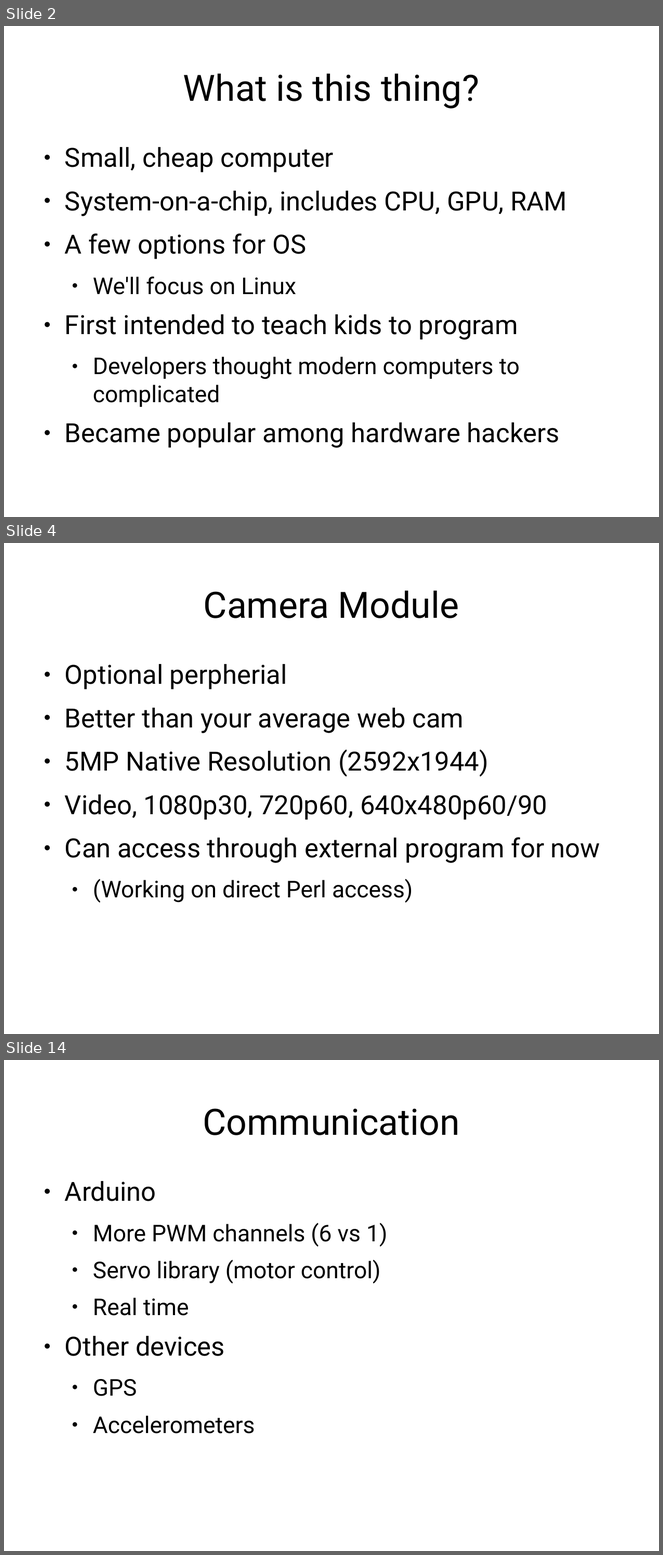
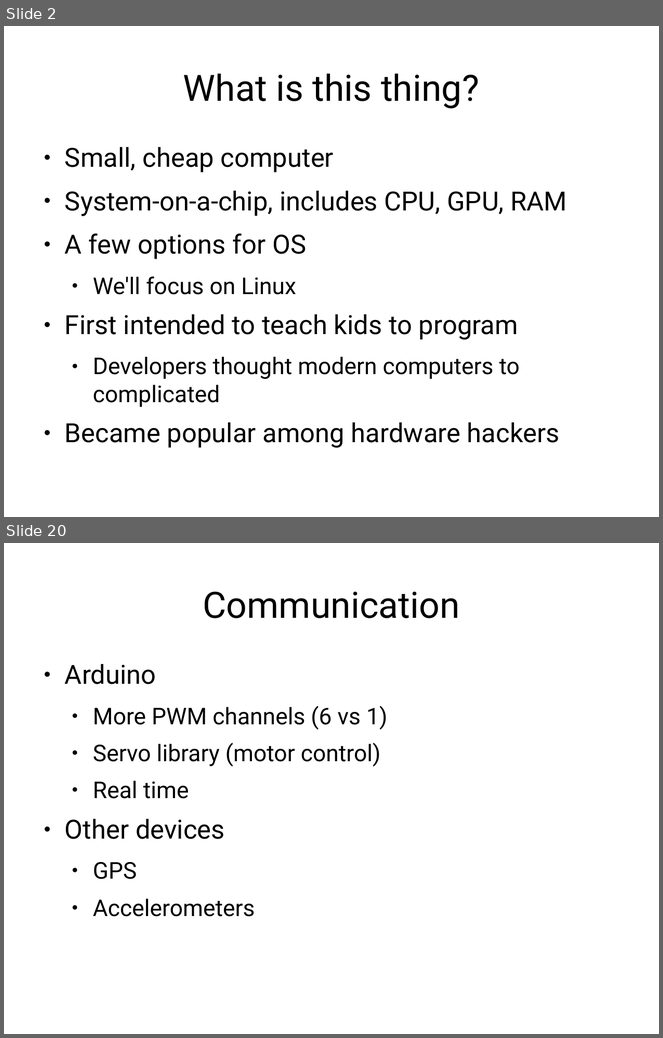
Before and after one commit to frezik/rpi_perl_presentation, a slide deck: raspberry_pi_perl.odp. Shown one above the other, each under a label of ours: slides 2, 4 and 14 before the commit, slides 2 and 20 after it; the slides between them are not shown. The pictures are 663x1555 and 663x1038 pixels, drawn with LibreOffice and Linux fonts; fonts in the diff are those of the drawing. Boxes give left, top, right and bottom in pixels: in the first picture for what was removed or moved away, otherwise in the second. Text is boxed around its words. In the diff, an @@ line names an element or a change of style, - is before the commit and + after.

Commit message:
2020 Presentation Updates for NYC Perl Mongers

```diff
--- a/raspberry_pi_perl.odp
+++ b/raspberry_pi_perl.odp
@@ slide 4 removed at <box>4,543,659,1034</box>, background #FFFFFF @@
@@ title removed at <box>204,590,460,618</box> @@
-Camera Module
@@ text removed at <box>65,664,600,903</box> @@
-● Optional perpherial
-● Better than your average web cam
-● 5MP Native Resolution (2592x1944)
-● Video, 1080p30, 720p60, 640x480p60/90
-● Can access through external program for now
-  ● (Working on direct Perl access)
@@ what was slide 14 is now slide 20 @@
```
Also in this commit, not shown: 9 slides changed, 13 slides added, 5 other slides removed, 1 other file.
